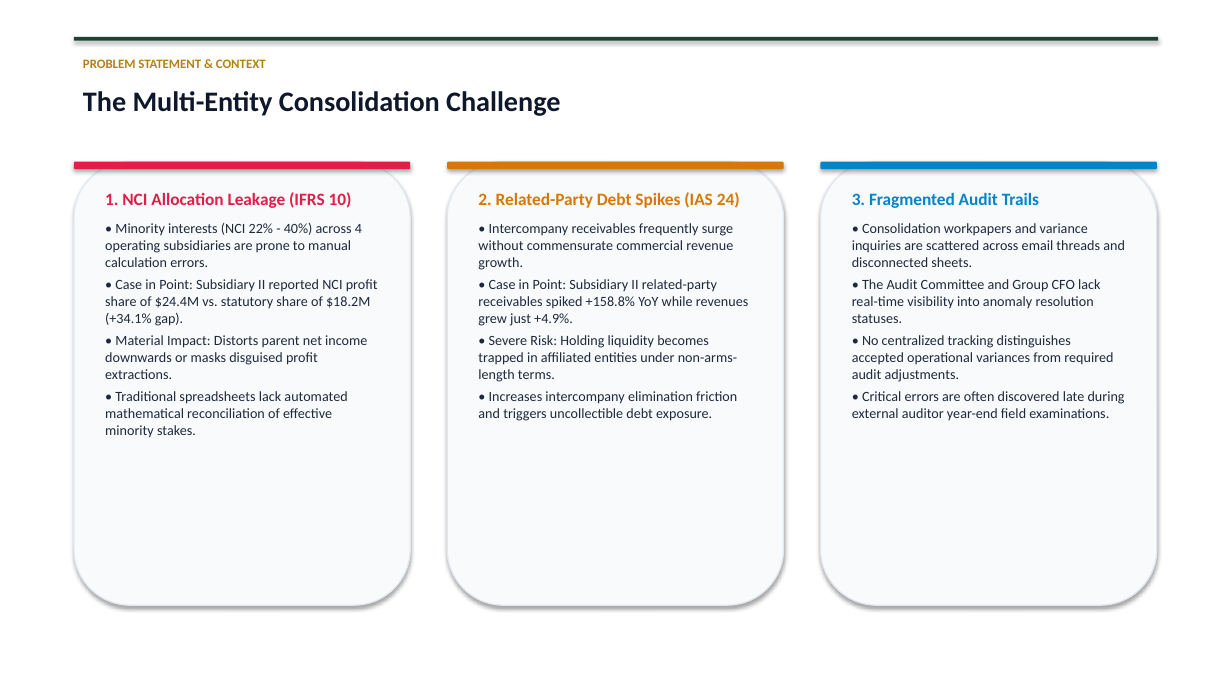
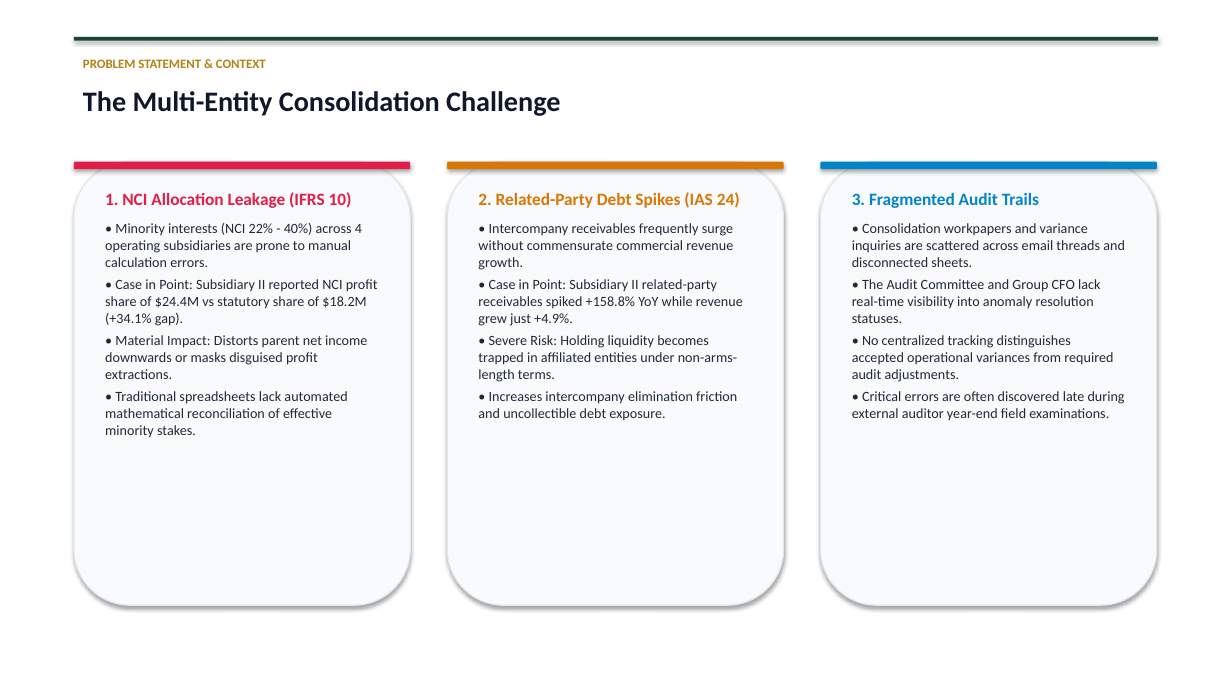
Before and after one commit to farahqoonitaa/poc-for-ai-agent, a slide deck: slide 2 of Konsolidasi_Analyzer_Solution_Architecture.pptx. Drawn at 1232x693 pixels with LibreOffice and Linux fonts; fonts in the diff are those of the drawing. Boxes give left, top, right and bottom in pixels: in the first picture for what was removed or moved away, otherwise in the second. Text is boxed around its words. In the diff, an @@ line names an element or a change of style, - is before the commit and + after.

```diff
--- a/Konsolidasi_Analyzer_Solution_Architecture.pptx
+++ b/Konsolidasi_Analyzer_Solution_Architecture.pptx
@@ text at (x1=105, y1=279, x2=378, y2=326): text changed @@
-• Case in Point: Subsidiary II reported NCI profit share of $24.4M vs. statutory share of $18.2M (+34.1% gap).
+• Case in Point: Subsidiary II reported NCI profit share of $24.4M vs statutory share of $18.2M (+34.1% gap).
@@ text at (x1=478, y1=279, x2=743, y2=326): text changed @@
-• Case in Point: Subsidiary II related-party receivables spiked +158.8% YoY while revenues grew just +4.9%.
+• Case in Point: Subsidiary II related-party receivables spiked +158.8% YoY while revenue grew just +4.9%.
@@ text at (x1=478, y1=391, x2=737, y2=421): text changed @@
-• Increases intercompany elimination friction and triggers uncollectible debt exposure.
+• Increases intercompany elimination friction and uncollectible debt exposure.
```
Also in this commit, not shown: 2 other slides changed, 2 slides added, 1 slide removed, 1 other file.
